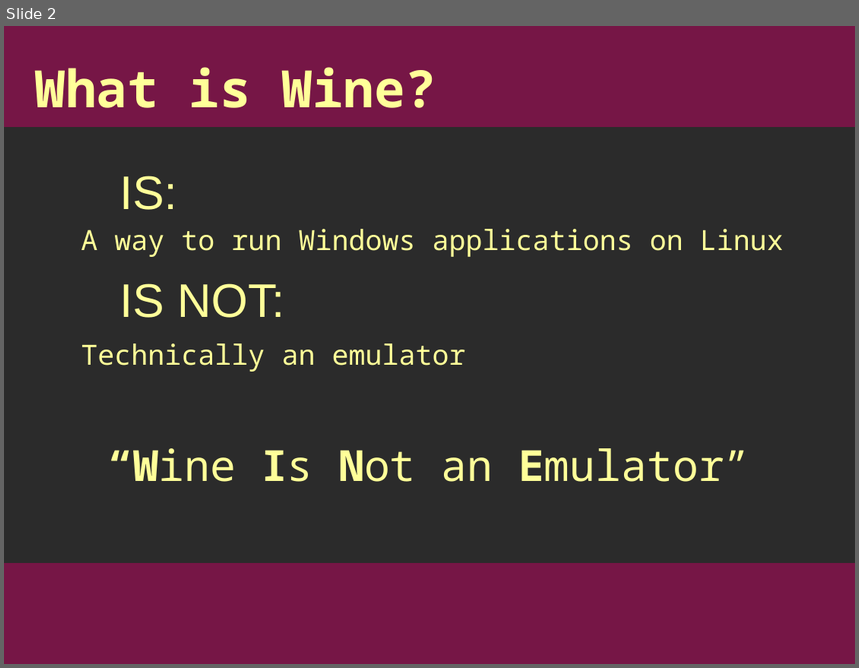
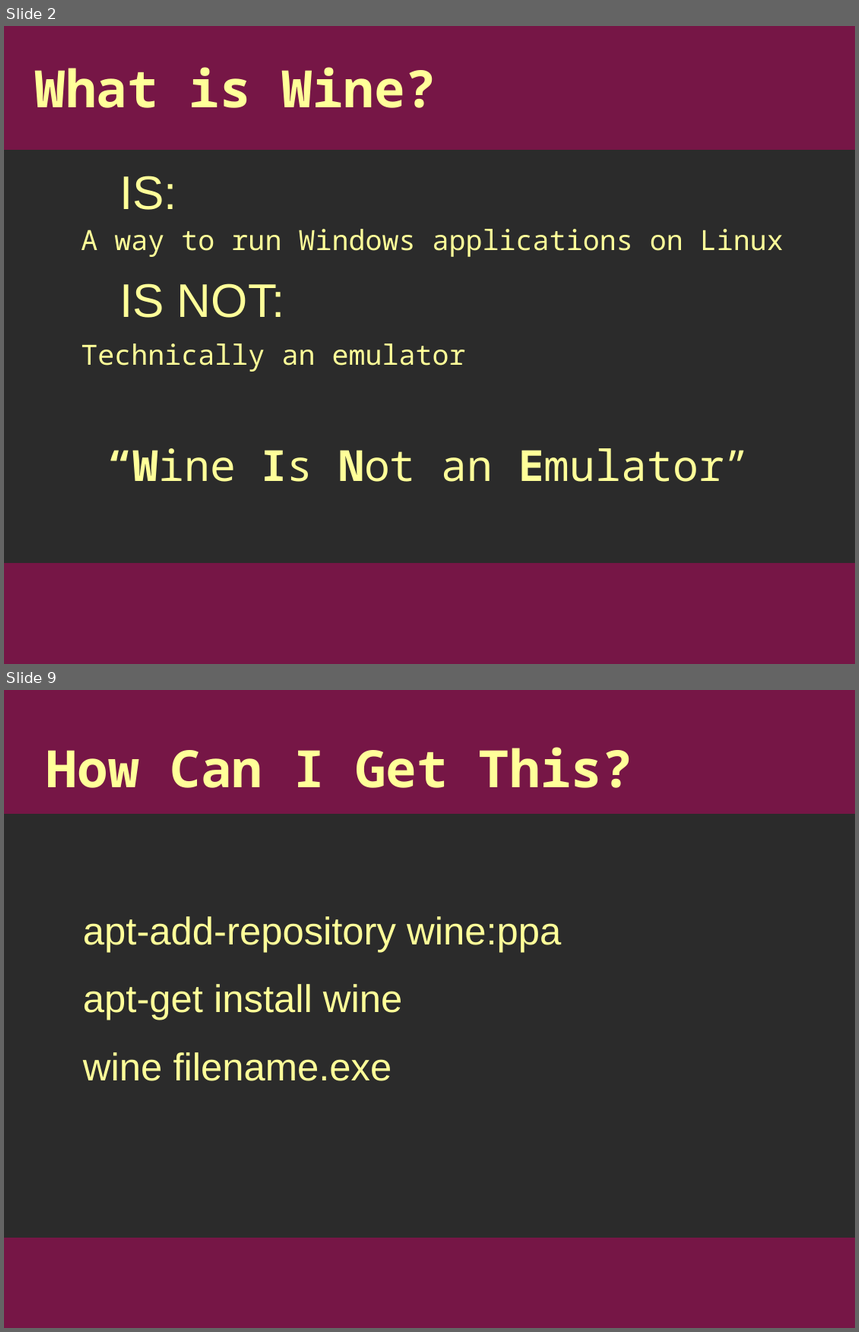
Before and after one commit to Applesauce136/wine-presentation, a slide deck: wine_pres.odp. Shown one above the other, each under a label of ours: slide 2 before the commit, slides 2 and 9 after it; the slides between them are not shown. The pictures are 859x668 and 859x1332 pixels, drawn with LibreOffice and Linux fonts; fonts in the diff are those of the drawing; background and template pictures are left out; a plain dark background stands for a picture behind light text. Boxes give left, top, right and bottom in pixels: in the first picture for what was removed or moved away, otherwise in the second. Text is boxed around its words. In the diff, an @@ line names an element or a change of style, - is before the commit and + after.

```diff
--- a/wine_pres.odp
+++ b/wine_pres.odp
@@ slide 9 added at (x1=4, y1=690, x2=855, y2=1328), background picture (left out); not listed: 2 template elements that a slide beside it also shows @@
@@ title added at (x1=47, y1=747, x2=633, y2=788), 48 pt, text #FFFF99, bold @@
+How Can I Get This?
@@ text added at (x1=83, y1=916, x2=561, y2=1081), 36 pt, text #FFFF99 @@
+apt-add-repository wine:ppa
+apt-get install wine
+wine filename.exe
@@ slide 2 changed as well @@
@@ rectangle added at (x1=4, y1=26, x2=855, y2=150), fill #761646, outline #761646 0 pt @@
```
Also in this commit, not shown: 1 other slide changed, 7 other slides added.
